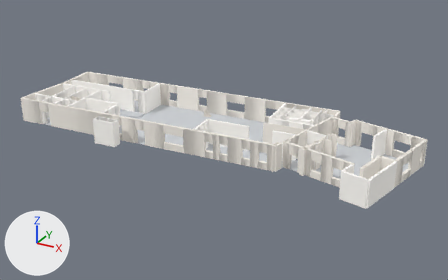
Two versions of the glTF model data/rdc.glb, one commit apart.
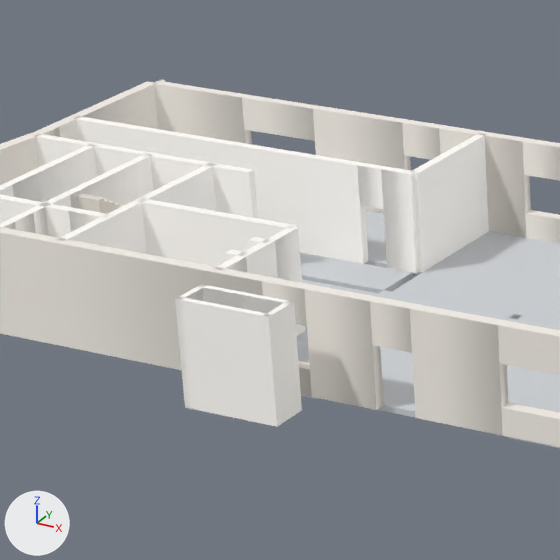
There are two pictures of each version: one whole from a 50 mm camera at (40.1, -68.5, 35.2) aimed at (1.8, 1.2, 0.3), one close up on the part from 12% to 39% of the width and 19% to 63% of the height. The axes (+X, +Y, +Z) are drawn at lower left. The lights are the same throughout. The older version's two pictures come first. Vertices at exactly the same position are counted once.

Names of what the first close-up shows: 'rdc'.
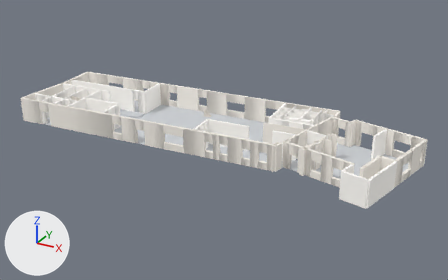
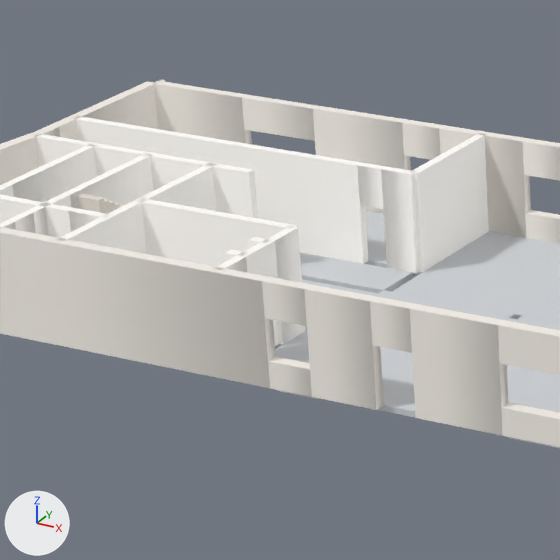
Changed parts and their boxes (x1, y1, x2, y2) in the close-ups (560 x 560 px):
```json
{"part": 1, "of": "me_rdc", "change": "deleted", "before": [175, 284, 281, 427]}
{"part": 2, "of": "me_rdc", "change": "deleted", "before": [200, 285, 302, 411]}
{"part": 3, "of": "me_rdc", "change": "deleted", "before": [263, 302, 300, 427]}
```

The change, as JSON lines over the scene's bpy script:
```json
{"block": "me_rdc", "where": "# used by ob_rdc; location = (0.0, 0.0, 0.0)"}
{"op": "remove", "block": "me_rdc", "code": "me_rdc.from_pydata(...)  # 2184 vertices, 4242 faces; spans x -28.1..28.1, y -8.6..10.8, z 0.3..4.0"}
{"op": "add", "block": "me_rdc", "code": "me_rdc.from_pydata(...)  # 2154 vertices, 4194 faces; spans x -28.1..28.1, y -8.2..10.8, z 0.3..4.0"}
{"block": "me_rdc", "change": "me_rdc part 1: the loose piece of 14 vertices spanning x -13.2..-9.8, y -8.6..-7.3, z 0.5..4.0 is deleted"}
{"block": "me_rdc", "change": "me_rdc part 2: the loose piece of 8 vertices spanning x -13.2..-9.9, y -7.5..-7.1, z 0.5..4.0 is deleted"}
{"block": "me_rdc", "change": "me_rdc part 3: the loose piece of 8 vertices spanning x -10.1..-9.8, y -8.4..-7.1, z 0.5..4.0 is deleted"}
```
